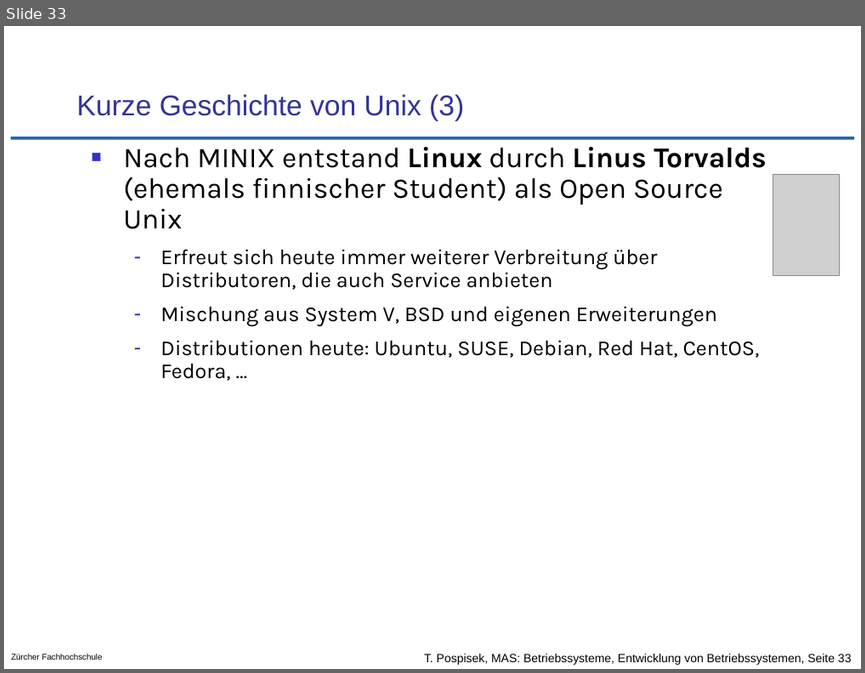
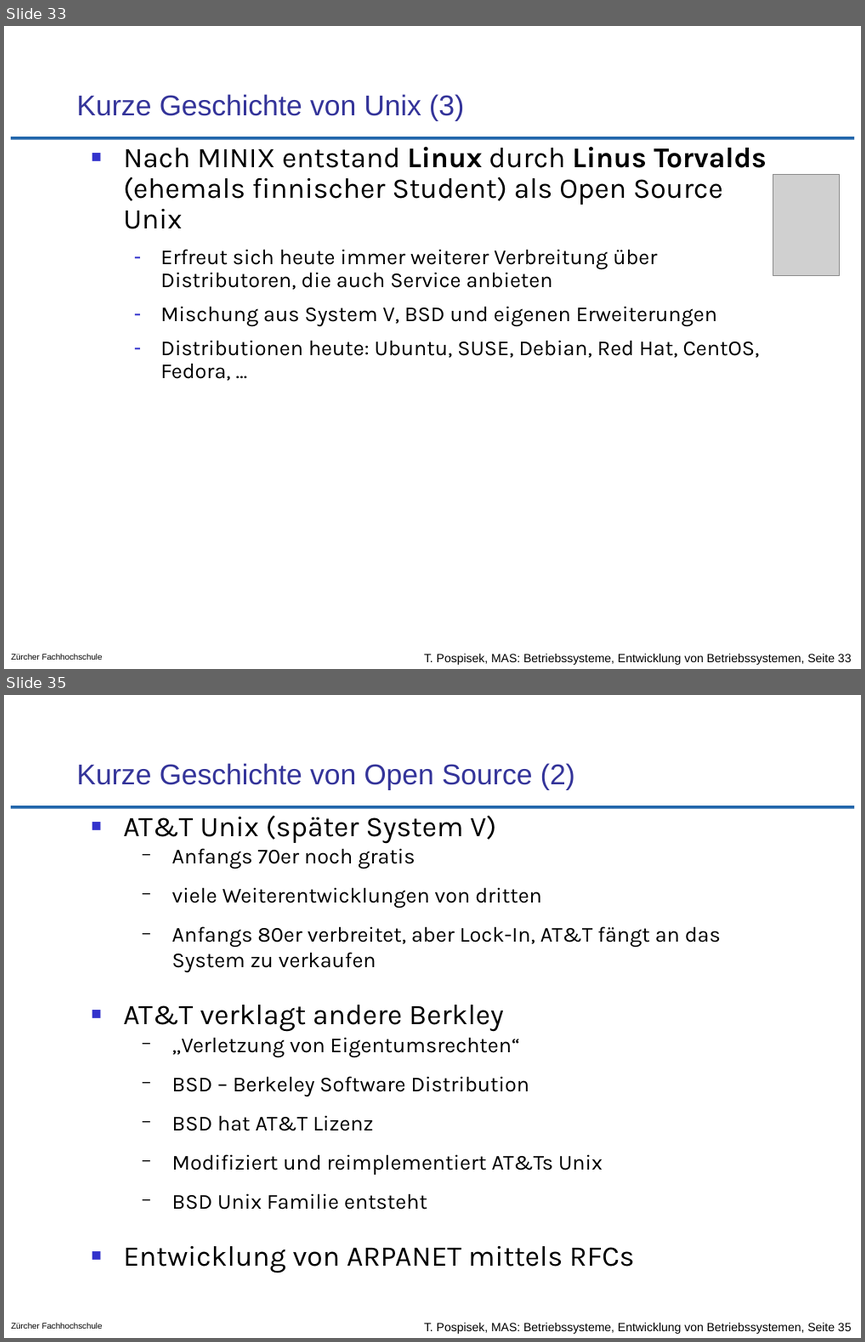
Before and after one commit to tpo/betriebssysteme, a slide deck: 01-2_Entwicklung_von_Betriebssystemen.odp. Shown one above the other, each under a label of ours: slide 33 before the commit, slides 33 and 35 after it; the slides between them are not shown. The pictures are 865x673 and 865x1342 pixels, drawn with LibreOffice and Linux fonts; fonts in the diff are those of the drawing; grey boxes stand for pictures; background and template pictures are left out. Boxes give left, top, right and bottom in pixels: in the first picture for what was removed or moved away, otherwise in the second. Text is boxed around its words. In the diff, an @@ line names an element or a change of style, - is before the commit and + after.

Commit message:
Geschichte von Open Source

```diff
--- a/01-2_Entwicklung_von_Betriebssystemen.odp
+++ b/01-2_Entwicklung_von_Betriebssystemen.odp
@@ slide 35 added at [4, 695, 861, 1338], background #FFFFFF; not listed: 3 template elements that a slide beside it also shows @@
@@ title added at [77, 763, 575, 790], 24 pt, text #333399 @@
+Kurze Geschichte von Open Source (2)
@@ text added at [123, 816, 721, 1209], 18 pt, text #000000 @@
+■ AT&T Unix (später System V)
+  − Anfangs 70er noch gratis
+  − viele Weiterentwicklungen von dritten
+  − Anfangs 80er verbreitet, aber Lock-In, AT&T fängt an das System zu verkaufen
+■ AT&T verklagt andere Berkley
+  − „Verletzung von Eigentumsrechten“
+  − BSD – Berkeley Software Distribution
+  − BSD hat AT&T Lizenz
+  − Modifiziert und reimplementiert AT&Ts Unix
+  − BSD Unix Familie entsteht
+■ Entwicklung von ARPANET mittels RFCs
```
Also in this commit, not shown: 3 other slides added, 1 other file.
